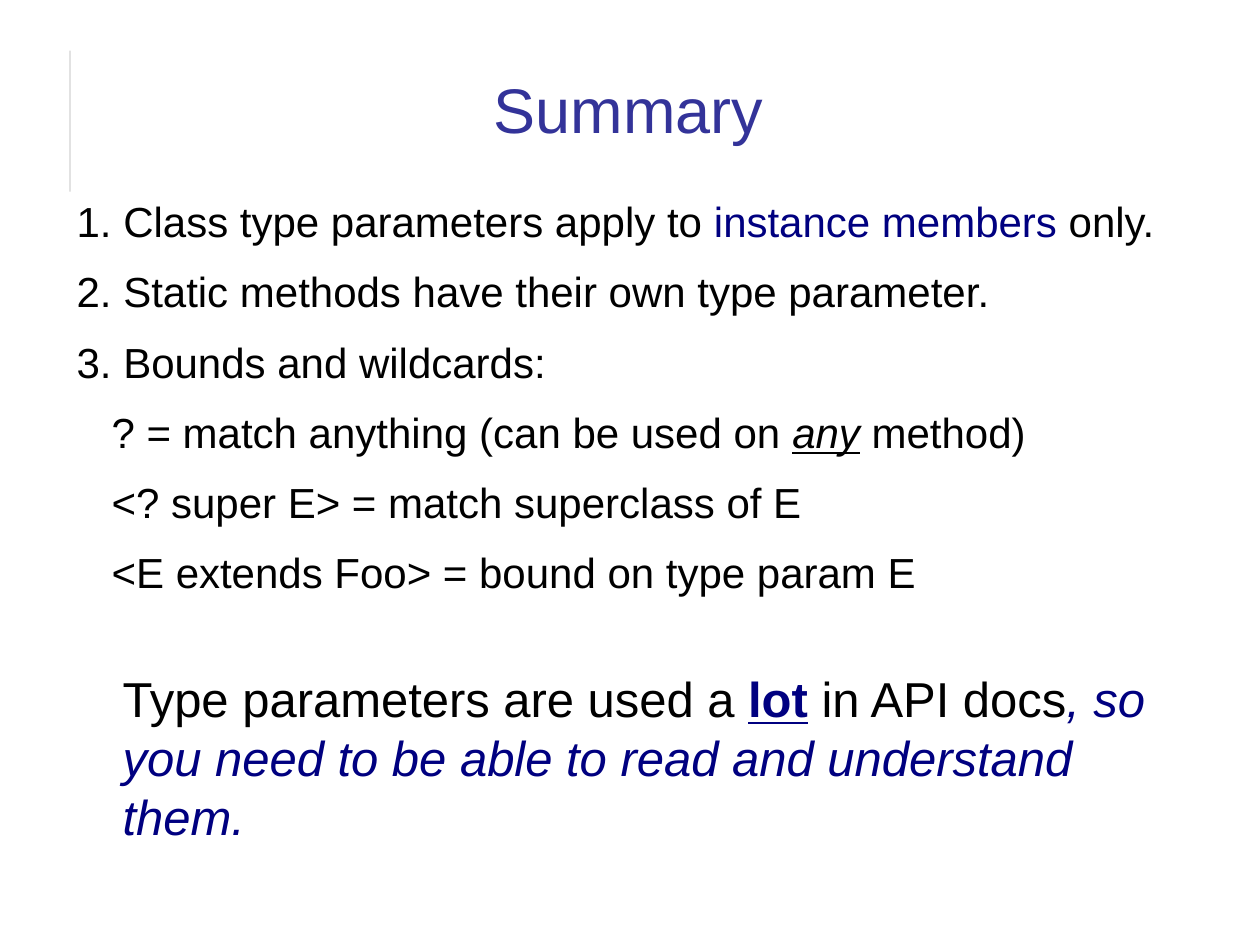
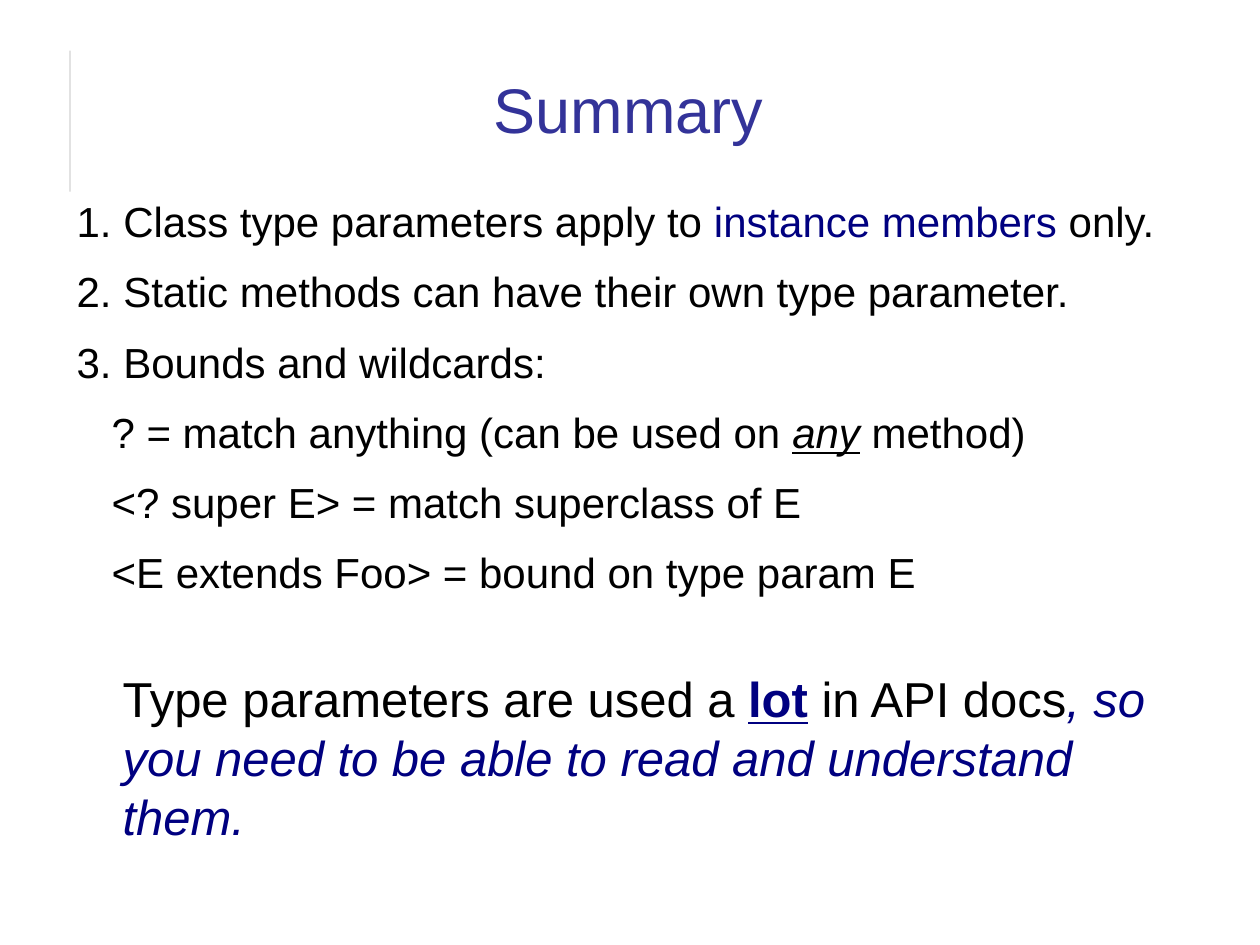
Before and after one commit to skeoop/skeoop.github.io, a slide deck: slide 14 of week13/Generics.ppt. Drawn at 1260x945 pixels with LibreOffice and Linux fonts; fonts in the diff are those of the drawing. Boxes give left, top, right and bottom in pixels: in the first picture for what was removed or moved away, otherwise in the second. Text is boxed around its words. In the diff, an @@ line names an element or a change of style, - is before the commit and + after.

Commit message:
fix slides

```diff
--- a/week13/Generics.ppt
+++ b/week13/Generics.ppt
@@ text at box(77, 276, 1069, 316): text changed @@
-2. Static methods have their own type parameter.
+2. Static methods can have their own type parameter.
```
